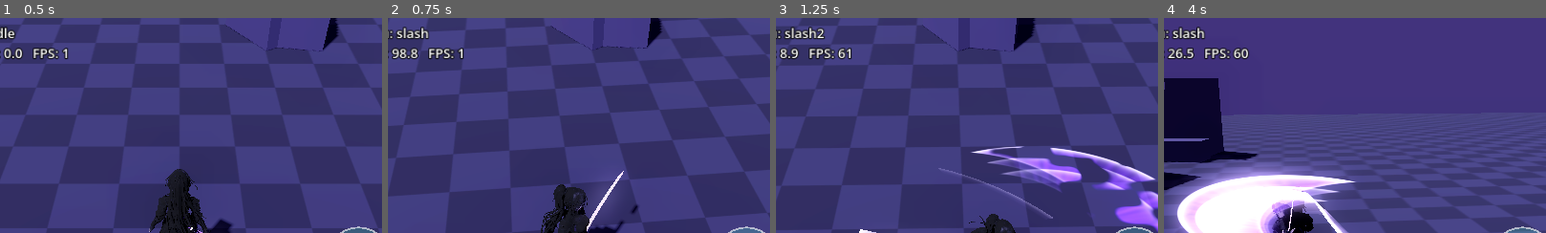
Above: before the commit, frames 1-4 (left to right).
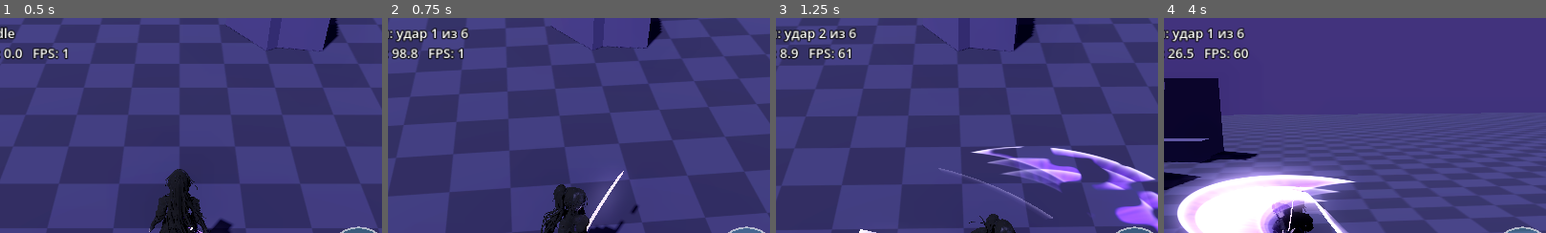
Above: after the commit, the same moments.

Repository: Masuku4129/Game
Game: Godot game, scene res://main.tscn
The game is run twice, just before and just after one commit, with the same random seed, the same clock (stepped at 60 frames per second) and the same inputs.
Inputs (mouse positions are % of the whole screen's width and height, from its top left):
- Up to frame 1 (0.5 s): no input
- Up to frame 2 (0.75 s): tap Enter at 0.5 s; move the mouse to (72, 45) at 0.52 s; hold D from 0.53 s (still down); tap J at 0.6 s; click (72, 45) at 0.67 s
- Up to frame 3 (1.25 s): keep holding D; tap Space at 0.77 s
- Up to frame 4 (4 s): release D at 1.25 s; drag from (30, 55) to (45, 70) at 1.27 s; move the mouse to (60, 28) at 2.02 s; hold D 2.03-2.75 s; tap U at 2.1 s; drag from (45, 70) to (20, 35) at 2.77 s; move the mouse to (80, 65) at 3.52 s; hold A from 3.53 s (still down); tap L at 3.6 s; tap Space at 3.77 s
The pictures show only the part of the screen within x 26-76%, y 0-50%; the shares and areas given below are measured in that part.

Frame 1 is identical in both runs. In frame 2, 0.7% of the frame differs, in the area x 2-22%, y 4-12%; in frame 3, 0.8%; in frame 4, 0.7%.

Commit message:
kira: HUD shows combo hit number
Co-Authored-By: Claude Sonnet 5.5 <noreply@anthropic.com>
Claude-Session: https://claude.ai/code/session_01XvKRdiRrWdLnET7y1AhQmW

Diff:
--- a/kira_3d_test/main.gd
+++ b/kira_3d_test/main.gd
@@ -688,6 +688,8 @@
 func _update_hud() -> void:
 	var cur := anim.current_animation if anim != null else "-"
 	var tip := trail.get_tip_speed() if trail != null else 0.0
+	if state == "attack":
+		cur = "удар %d из %d" % [combo + 1, COMBO_ROLES.size()]
 	var txt := "состояние: %s   анимация: %s\nскорость: %.2f   кончик меча: %.1f   FPS: %d" % [state, cur, cur_speed, tip, Engine.get_frames_per_second()]
 	if problems.size() > 0:
 		txt += "\nПРОБЛЕМЫ: " + ", ".join(problems)
